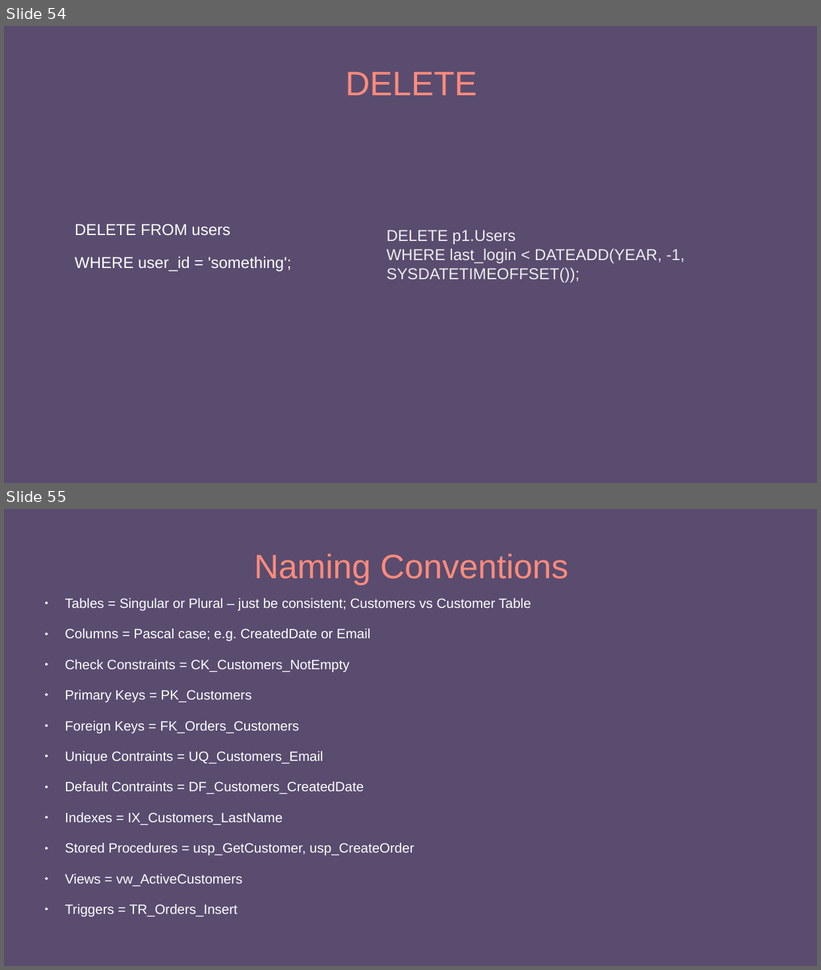
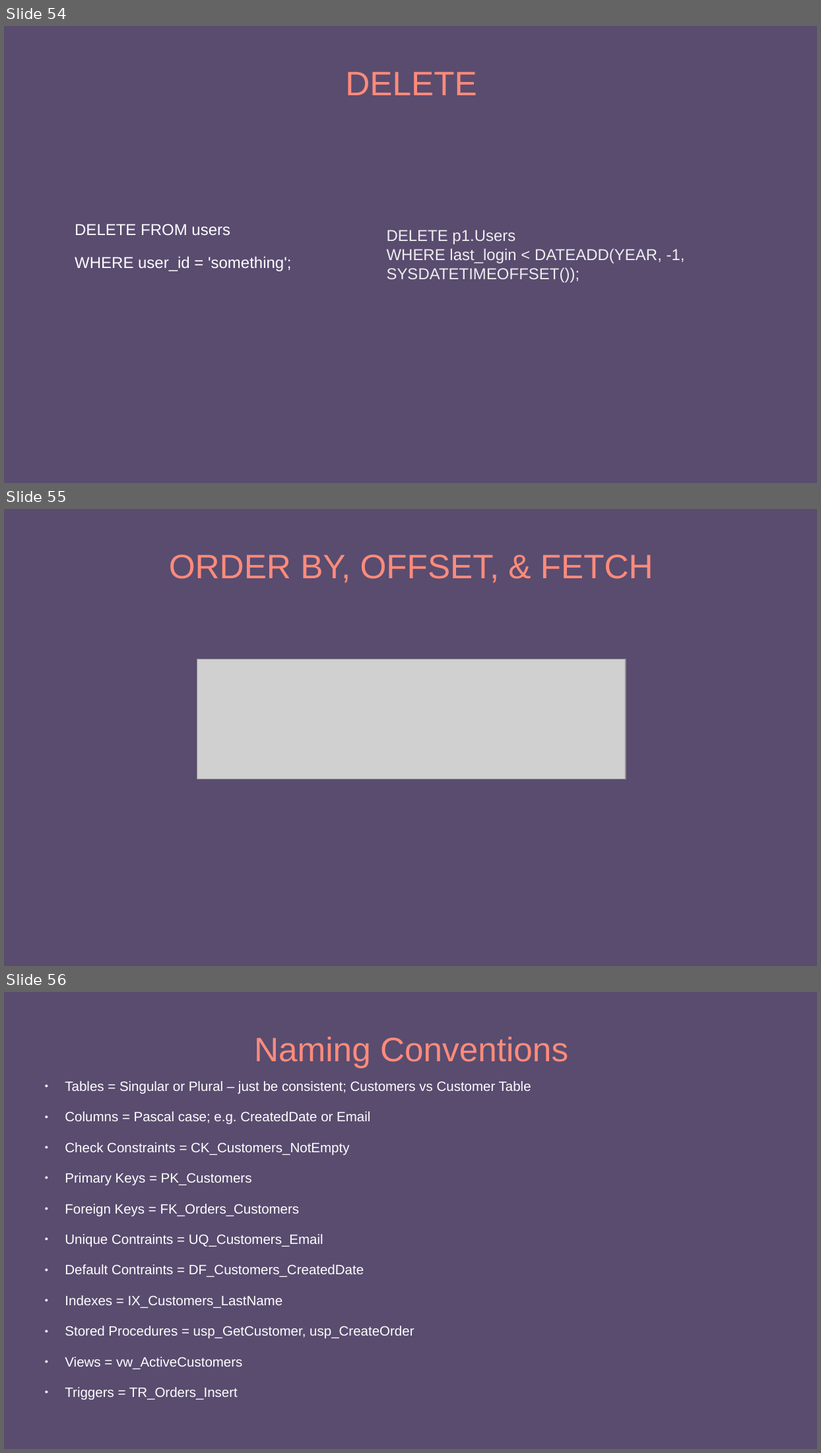
Before and after one commit to e-m-wilson/dotnet, a slide deck: Resources-Notes-Ppts/SQL/SQL_MSSQL.pptx. Shown one above the other, each under a label of ours: slides 54 and 55 before the commit, slides 54, 55 and 56 after it. The pictures are 821x970 and 821x1453 pixels, drawn with LibreOffice and Linux fonts; fonts in the diff are those of the drawing; grey boxes stand for pictures. Boxes give left, top, right and bottom in pixels: in the first picture for what was removed or moved away, otherwise in the second. Text is boxed around its words. In the diff, an @@ line names an element or a change of style, - is before the commit and + after.

```diff
--- a/Resources-Notes-Ppts/SQL/SQL_MSSQL.pptx
+++ b/Resources-Notes-Ppts/SQL/SQL_MSSQL.pptx
@@ slide 55 added at [4,509,817,966], background #594C6F @@
@@ title added at [169,555,653,583], 30 pt, text #FF8B7B @@
+ORDER BY, OFFSET, & FETCH
@@ picture added at [197,659,625,780] @@
@@ what was slide 55 is now slide 56 @@
```
Also in this commit, not shown: 1 slide changed, 2 other slides added, 1 other file.
